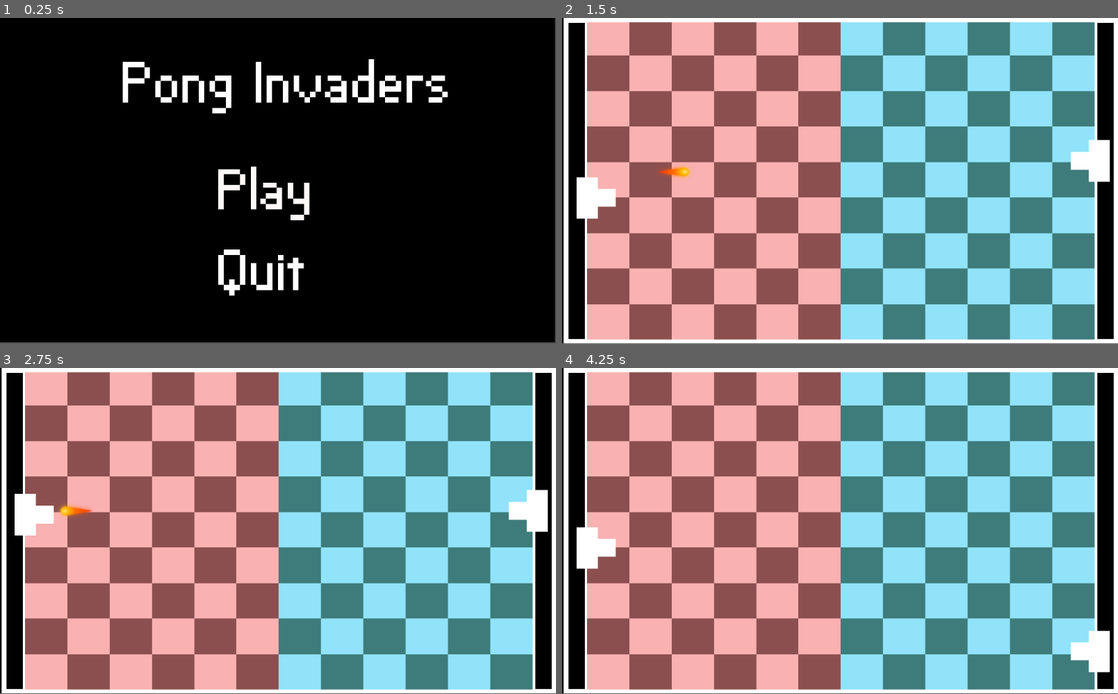
Above: before the commit, frames 1-4 (two rows, left to right).
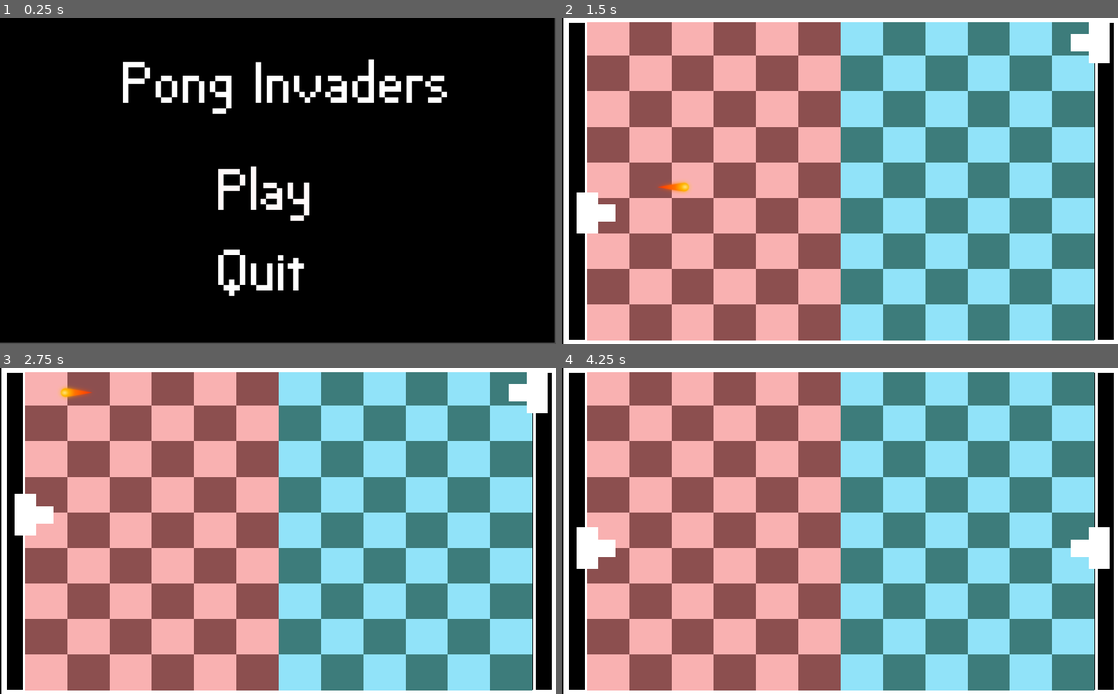
Above: after the commit, the same moments.

Repository: Raelr/dd-pong-invaders
Game: Godot game, scene res://scenes/Main.tscn
The game is run twice, just before and just after one commit, with the same random seed, the same clock (stepped at 60 frames per second) and the same inputs.
Inputs (mouse positions are in pixels of both pictures, inside the frame that each line leads up to):
- Up to frame 1 (0.25 s): no input
- Up to frame 2 (1.5 s): tap Enter at 0.5 s; move the mouse to (828, 194) at 0.52 s; hold W 0.53-1.28 s; click (828, 194) at 0.6 s; move the mouse to (728, 197) at 1.27 s; hold S from 1.28 s (still down); tap F at 1.35 s
- Up to frame 3 (2.75 s): move the mouse to (333, 459) at 2.02 s; release S at 2.03 s; hold W from 2.03 s (still down); hold H from 2.03 s (still down)
- Up to frame 4 (4.25 s): move the mouse to (812, 596) at 2.77 s; release H at 2.78 s; tap I at 2.85 s; click (812, 596) at 2.92 s; move the mouse to (1006, 579) at 3.52 s; release W at 3.53 s; hold S from 3.53 s (still down); hold K from 3.53 s (still down)
In our replay, the window is 800x468 before the commit and 800x469 after it. These sizes can differ from the game's own. Grey fills any space a smaller window leaves; there, only what the larger window draws over its background counts as a difference.

The runs differ from the first frame. In frame 1, 1.4% of the frame differs, in the area x 0-100%, y 0-100%; in frame 2, 5.2%; in frame 3, 4.6%; in frame 4, 4.4%.

Commit message:
Accidentally added changes to master

Diff:
--- a/project.godot
+++ b/project.godot
@@ -21,8 +21,8 @@
 
 [display]
 
-window/stretch/mode="viewport"
-window/stretch/aspect="keep"
+window/stretch/mode="2d"
+window/stretch/aspect="expand"
 
 [input]
 
--- a/scenes/Main.tscn
+++ b/scenes/Main.tscn
@@ -36,7 +36,7 @@
 
 [node name="PlayerTwo" parent="." instance=ExtResource( 2 )]
 visible = false
-position = Vector2( 799.479, 269.948 )
+position = Vector2( 799.479, 109.948 )
 texture = ExtResource( 3 )
 update = true
 
--- a/scripts/GameManager.gd
+++ b/scripts/GameManager.gd
@@ -4,10 +4,17 @@
 
 func _ready():
 	$MainMenu.connect("on_start", self, "start")
+	set_paused_state(true)
 
-func start():
+func start() -> void:
 	$Arena.visible = true
 	$PlayerOne.visible = true
 	$PlayerTwo.visible = true
 	$Camera2D.current = true
 	$Camera2D.visible = true
+	set_paused_state(false)
+
+func set_paused_state(is_active : bool) -> void:
+	print("Paused = " + ("true" if (is_active) else "false"))
+	$PlayerOne.is_paused = is_active
+	$PlayerTwo.is_paused = is_active
--- a/scripts/MainMenu.gd
+++ b/scripts/MainMenu.gd
@@ -1,8 +1,6 @@
 extends Control
 
 signal on_start
-
-export (NodePath) var game_scene
 
 func _ready():
 	$PlayButton.connect("on_press", self, "start_game")
--- a/scripts/Player.gd
+++ b/scripts/Player.gd
@@ -1,5 +1,7 @@
 tool
 extends Sprite
+
+var is_paused : bool = false
 
 export (bool) var is_player_one
 export (bool) var is_player_two
@@ -14,8 +16,9 @@
 	pass
 
 func _process(delta):
-	control_player(delta)
-	catchUserShootInput()
+	if not is_paused:
+		control_player(delta)
+		catchUserShootInput()
 
 	if update:
 		if Engine.editor_hint:
